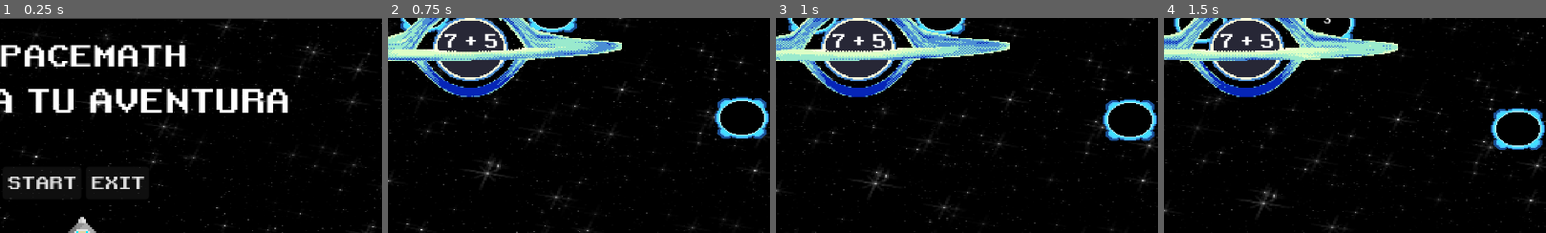
Above: before the commit, frames 1-4 (left to right).
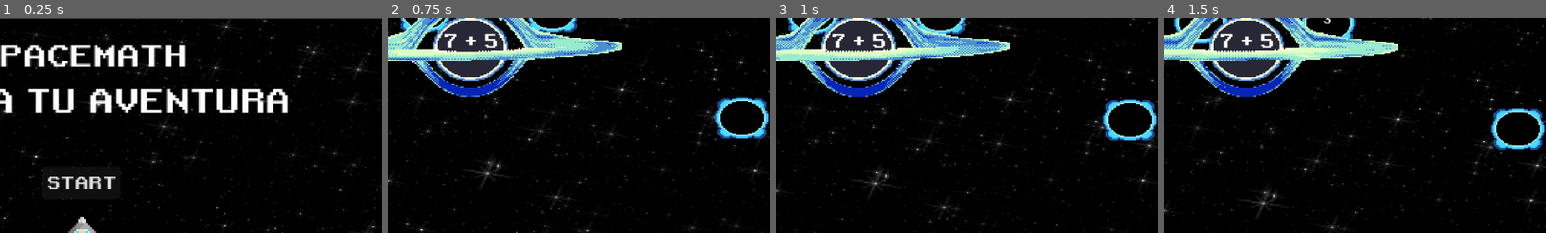
Above: after the commit, the same moments.

Repository: Keeeff9/math-kid
Game: Godot game, scene res://Scenes/menu.tscn
The game is run twice, just before and just after one commit, with the same random seed, the same clock (stepped at 60 frames per second) and the same inputs.
Inputs:
- Up to frame 1 (0.25 s): no input
- Up to frame 2 (0.75 s): click "START" at 0.5 s
- Up to frame 3 (1 s): no input
- Up to frame 4 (1.5 s): tap Enter (ui_accept) at 1.25 s; hold Right (ui_right) from 1.28 s (still down)
The pictures show only the part of the screen within x 39-89%, y 0-50%; the shares and areas given below are measured in that part.

The runs differ from the first frame. In frame 1, 1.4% of the frame differs, in the area x 2-38%, y 69-84%; in frame 2, nothing differs; in frame 3, nothing differs; in frame 4, nothing differs.

Commit message:
Cambiado la base de datos para que cargue nombre de usuario y puntacion en una lista, además del nombre de usario en un espacio especial.

Diff:
--- a/SpaceMath/v.0.2.2/Scenes/menu.tscn
+++ b/SpaceMath/v.0.2.2/Scenes/menu.tscn
@@ -1,10 +1,11 @@
-[gd_scene load_steps=69 format=3 uid="uid://dcj777n1tg8o1"]
+[gd_scene load_steps=70 format=3 uid="uid://dcj777n1tg8o1"]
 
 [ext_resource type="Script" path="res://Scripts/menu.gd" id="1_goijd"]
 [ext_resource type="Texture2D" uid="uid://kfxu2dg0ar3g" path="res://Assets/background.png" id="2_scg87"]
 [ext_resource type="Texture2D" uid="uid://cvjkkflevmwiy" path="res://Assets/planet.png" id="3_6xuf3"]
 [ext_resource type="FontFile" uid="uid://s15272omc2m3" path="res://Assets/fonts/retro.ttf" id="3_gg6fb"]
 [ext_resource type="SpriteFrames" uid="uid://f4ea3wc82yqb" path="res://Animations/mainplayerAnimations.tres" id="4_fk6li"]
+[ext_resource type="Script" path="res://Scripts/dataBase.gd" id="5_bjek4"]
 
 [sub_resource type="AtlasTexture" id="AtlasTexture_vyr52"]
 atlas = ExtResource("3_6xuf3")
@@ -505,9 +506,9 @@
 
 [node name="HBoxContainer" type="HBoxContainer" parent="."]
 layout_mode = 2
-offset_left = 456.0
+offset_left = 515.0
 offset_top = 224.0
-offset_right = 586.0
+offset_right = 645.0
 offset_bottom = 253.0
 scale = Vector2(1.7, 1.7)
 size_flags_horizontal = 4
@@ -518,18 +519,20 @@
 text = "START"
 
 [node name="ExitButton" type="Button" parent="HBoxContainer"]
+visible = false
 layout_mode = 2
 size_flags_horizontal = 4
 theme_override_fonts/font = ExtResource("3_gg6fb")
 text = "EXIT"
 
 [node name="DataBase" type="Node" parent="."]
+script = ExtResource("5_bjek4")
 
 [node name="Button" type="Button" parent="DataBase"]
-offset_left = -317.0
-offset_top = 154.0
-offset_right = -124.0
-offset_bottom = 230.0
+offset_left = -286.0
+offset_top = 117.0
+offset_right = -93.0
+offset_bottom = 193.0
 theme_override_fonts/font = ExtResource("3_gg6fb")
 text = "Petición"
 
@@ -541,30 +544,42 @@
 
 [node name="HTTPRequest" type="HTTPRequest" parent="DataBase"]
 
-[node name="NameInput" type="LineEdit" parent="DataBase"]
+[node name="UserName" type="LineEdit" parent="DataBase"]
 offset_left = -126.0
 offset_top = 59.0
 offset_right = -58.9375
 offset_bottom = 90.0
 
-[node name="PhoneInput" type="LineEdit" parent="DataBase"]
+[node name="Max_score" type="LineEdit" parent="DataBase"]
 offset_left = -226.0
 offset_top = 59.0
 offset_right = -158.938
 offset_bottom = 90.0
 
-[node name="EmailInput" type="LineEdit" parent="DataBase"]
-offset_left = -290.0
-offset_top = 81.0
-offset_right = -222.938
-offset_bottom = 112.0
-
 [node name="GridContainer" type="GridContainer" parent="DataBase"]
-offset_left = 821.0
-offset_top = 17.0
-offset_right = 856.0
-offset_bottom = 59.0
+offset_left = 920.0
+offset_top = 30.0
+offset_right = 955.0
+offset_bottom = 72.0
 columns = 3
+
+[node name="UserNamePlay" type="Label" parent="DataBase"]
+anchors_preset = 8
+anchor_left = 0.5
+anchor_top = 0.5
+anchor_right = 0.5
+anchor_bottom = 0.5
+offset_left = -153.5
+offset_top = 66.0
+offset_right = 153.5
+offset_bottom = 167.0
+grow_horizontal = 2
+grow_vertical = 2
+theme_override_fonts/font = ExtResource("3_gg6fb")
+text = "UserName"
+label_settings = SubResource("LabelSettings_7g4ky")
+horizontal_alignment = 1
+vertical_alignment = 1
 
 [node name="Player" type="AnimatedSprite2D" parent="."]
 texture_filter = 1
--- a/SpaceMath/v.0.2.2/Scripts/dataBase.gd
+++ b/SpaceMath/v.0.2.2/Scripts/dataBase.gd
@@ -2,18 +2,28 @@
 
 @onready var http_request = $HTTPRequest
 @onready var grid_container = $GridContainer  # Asegúrate de tener un GridContainer en la escena
-@onready var name_input = $NameInput         # Asegúrate de tener un LineEdit para el nombre
-@onready var phone_input = $PhoneInput        # Asegúrate de tener un LineEdit para el teléfono
-@onready var email_input = $EmailInput        # Asegúrate de tener un LineEdit para el correo electrónico
+@onready var userName = $UserName         # Asegúrate de tener un LineEdit para el nombre
+@onready var max_score = $Max_score        # Asegúrate de tener un LineEdit para el teléfono
 @onready var button = $Button
+@onready var userNamePlay = $UserNamePlay
 
-var url = "http://localhost/apiphpserver/index.php"  # Cambia esta URL según tu necesidad
+var url = "http://localhost/apiphpserver/game.php"  # Cambia esta URL según tu necesidad
 var is_post_request = false  # Variable para distinguir entre solicitudes GET y POST
 
 func _ready() -> void:
-	http_request.connect("request_completed", Callable(self, "_on_http_request_request_completed"))
+	if not http_request.is_connected("request_completed", Callable(self, "_on_http_request_request_completed")):
+		http_request.connect("request_completed", Callable(self, "_on_http_request_request_completed"))
 	load_data()  # Solicitar datos al iniciar
-	button.connect("pressed", Callable(self, "_on_button_pressed"))  # Conectar el botón al método
+	if not button.is_connected("pressed", Callable(self, "_on_button_pressed")):
+		button.connect("pressed", Callable(self, "_on_button_pressed"))  # Conectar el botón al método
+
+	var key = "userNameStg"
+	var value = read_from_local_storage(key)
+	userNamePlay.text = value
+	if value:
+		print("Valor leído del localStorage:", value)
+	else:
+		print("No se encontró el dato en el localStorage")
 
 func load_data() -> void:
 	is_post_request = false
@@ -40,20 +50,18 @@
 				child.queue_free()  # Elimina cada nodo hijo
 
 			# Definir cuántas columnas habrá
-			grid_container.columns = 3  # Cambia este número según el número de columnas que desees
+			grid_container.columns = 2  # Cambia este número según el número de columnas que desees
 
 			# Añadir encabezados de columna
-			add_header("Name")
-			add_header("Phone")
-			add_header("Email")
+			add_header("userName")
+			add_header("max_score")
 
 			# Iterar sobre cada diccionario en la lista
 			for entry in data:
 				if entry is Dictionary:  # Verificamos que cada entrada sea un Dictionary
 					# Agregar los valores a las columnas
-					add_value(entry.get("name", "N/A"))
-					add_value(entry.get("phone", "N/A"))
-					add_value(entry.get("email", "N/A"))
+					add_value(entry.get("userName", "N/A"))
+					add_value(str(entry.get("max_score", "N/A")))
 				else:
 					print("Entrada no es un Dictionary.")
 		else:
@@ -84,10 +92,8 @@
 # Función para guardar un nuevo registro
 func save_data() -> void:
 	var data = {
-		"name": name_input.text,
-		"phone": phone_input.text,
-		"email": email_input.text,
-		"image": "NoImage.webp"  # O algún valor predeterminado
+		"userName": userName.text,
+		"score": max_score.text,
 	}
 
 	var json_data = JSON.stringify(data)  # Convierte el diccionario a JSON
@@ -101,3 +107,15 @@
 	var err = http_request.request(url + "?table=contacto", headers, HTTPClient.METHOD_POST, body)
 	if err != OK:
 		print("Error al realizar la solicitud:", err)  # Manejar el error si la solicitud falla
+
+# Define una función para leer un dato del localStorage
+func read_from_local_storage(key: String) -> String:
+	if Engine.has_singleton("JavaScriptBridge"):
+		var script = "localStorage.getItem('" + key + "')"
+		var result = JavaScriptBridge.eval(script)
+		if result == null:
+			return ""
+		return result
+	else:
+		print("JavaScript singleton not available")
+		return ""
Not shown, added: SpaceMath/v.0.2.2/export_presets.cfg
